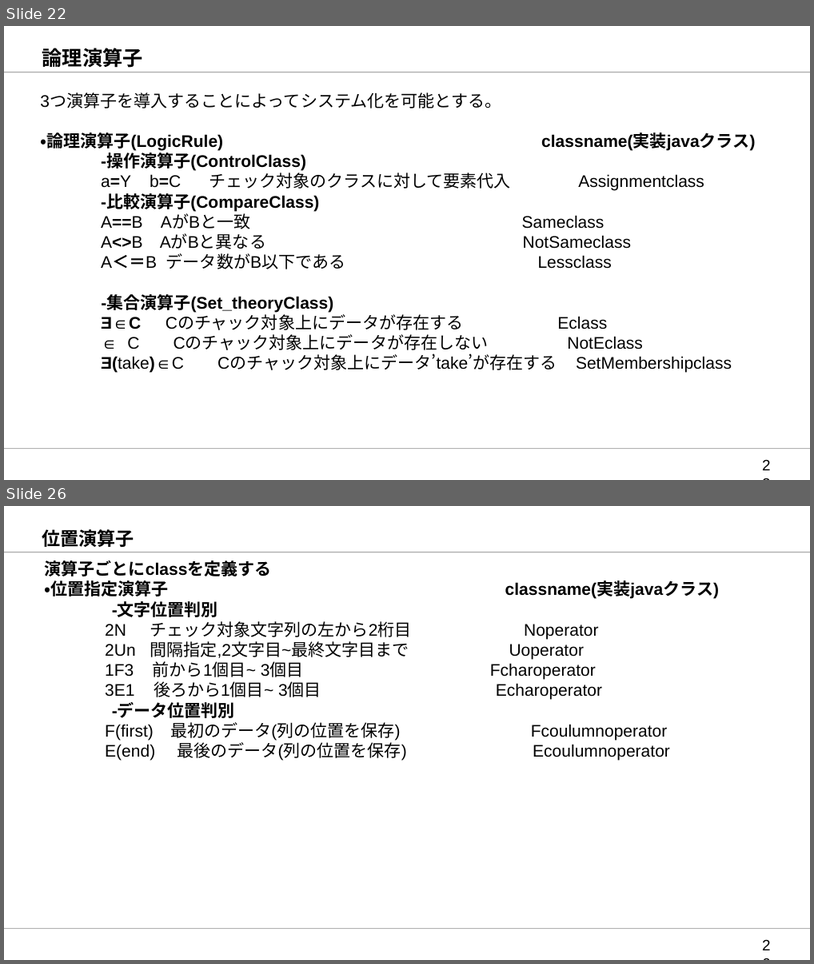
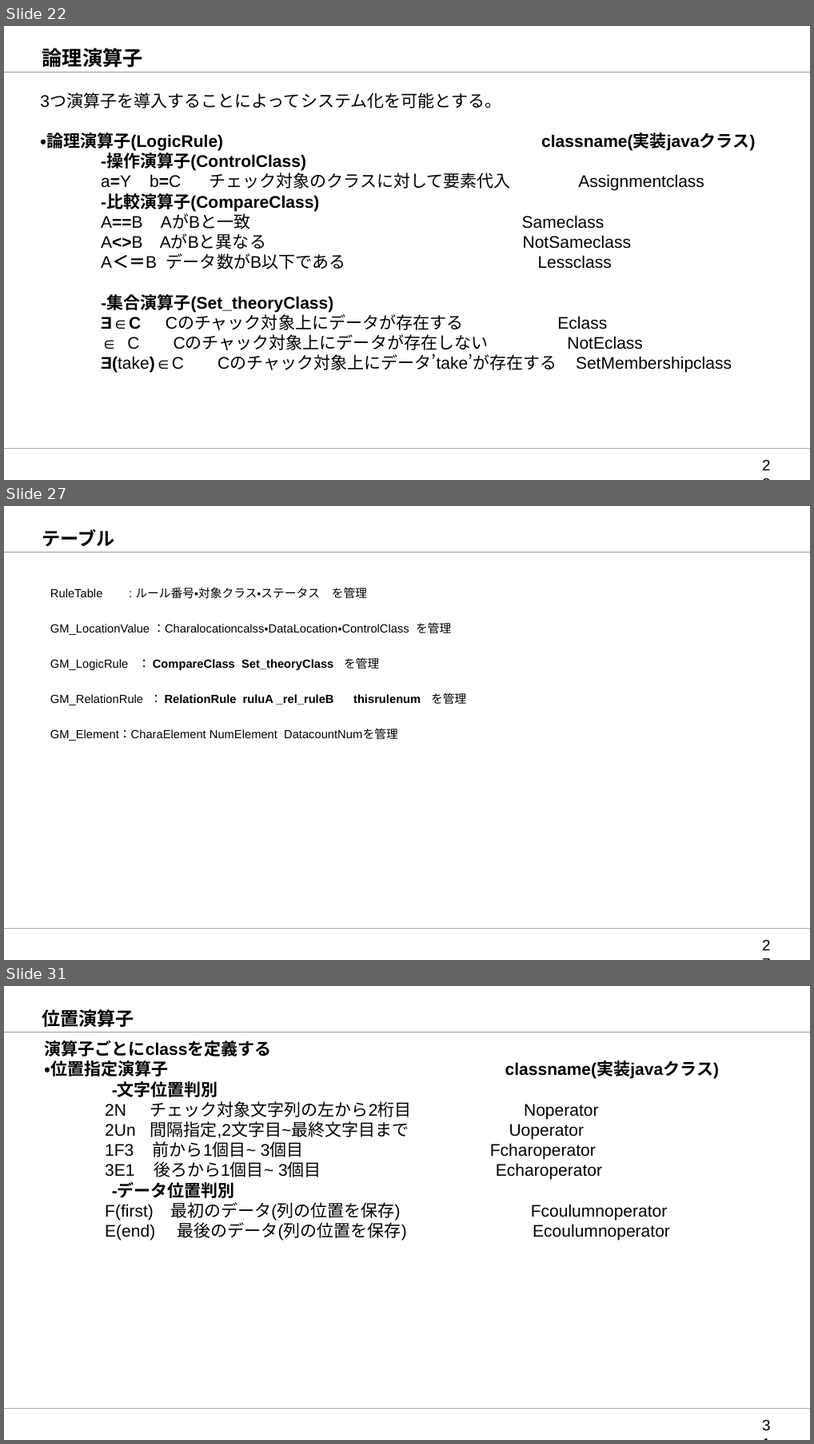
Before and after one commit to akiragm/Shared-Files, a slide deck: 統合マスタVer.2__チェック機能構築_5.pptx. Shown one above the other, each under a label of ours: slides 22 and 26 before the commit, slides 22, 27 and 31 after it; the slides between them are not shown. The pictures are 814x964 and 814x1444 pixels, drawn with LibreOffice and Linux fonts; fonts in the diff are those of the drawing. Boxes give left, top, right and bottom in pixels: in the first picture for what was removed or moved away, otherwise in the second. Text is boxed around its words. In the diff, an @@ line names an element or a change of style, - is before the commit and + after.

```diff
--- a/統合マスタVer.2__チェック機能構築_5.pptx
+++ b/統合マスタVer.2__チェック機能構築_5.pptx
@@ slide 27 added at [4,506,810,960], background #FFFFFF; not listed: 2 template elements that a slide beside it also shows @@
@@ title added at [42,529,115,547], 22 pt, text #000000, bold @@
+テーブル
@@ text added at [50,587,466,740], 14 pt, text #000000 @@
+RuleTable : ルール番号・対象クラス・ステータス を管理
+GM_LocationValue ：Charalocationcalss・DataLocation・ControlClass を管理
+GM_LogicRule ： CompareClass Set_theoryClass を管理
+GM_RelationRule ： RelationRule ruluA _rel_ruleB thisrulenum を管理
+GM_Element：CharaElement NumElement DatacountNumを管理
@@ page number added at [757,932,784,956], 18 pt, text #000000 @@
+27
@@ what was slide 26 is now slide 31 @@
@@ page number at [757,1412,784,1436]: text changed @@
-26
+31
```
Also in this commit, not shown: 6 slides changed, 4 other slides added.
